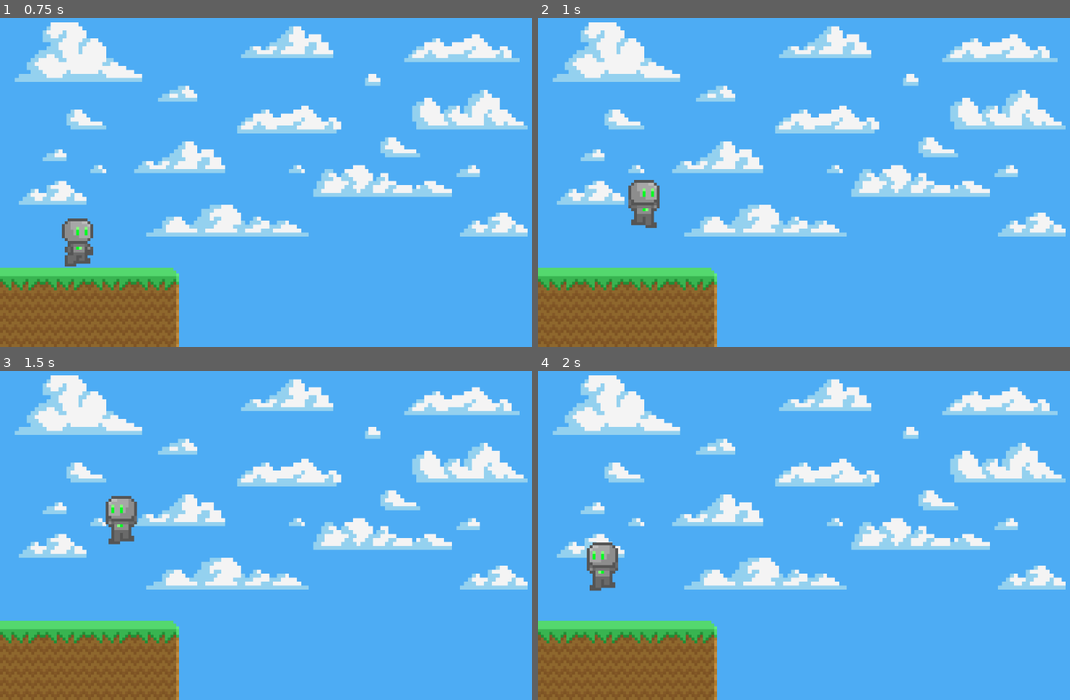
Above: before the commit, frames 1-4 (two rows, left to right).
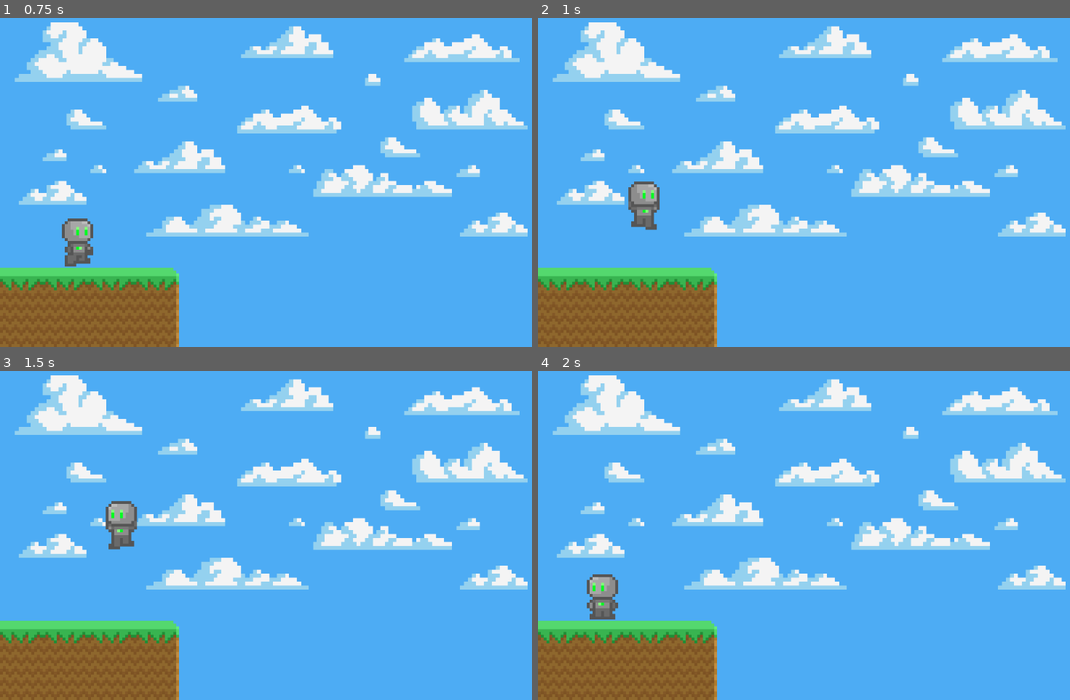
Above: after the commit, the same moments.

Repository: IndieSelfTaught/PlatformerCollab
Game: Godot game, scene res://Levels/1/1.tscn
The game is run twice, just before and just after one commit, with the same random seed, the same clock (stepped at 60 frames per second) and the same inputs.
Inputs:
- Up to frame 1 (0.75 s): hold D from 0.53 s (still down)
- Up to frame 2 (1 s): keep holding D; tap Space at 0.77 s
- Up to frame 3 (1.5 s): release D at 1.28 s; hold A from 1.28 s (still down)
- Up to frame 4 (2 s): keep holding A; tap Space at 1.52 s

Frame 1 is identical in both runs. In frame 2, 0.2% of the frame differs, in the area x 16-23%, y 49-65%; in frame 3, 0.5%; in frame 4, 1.2%, in the area x 9-16%, y 52-76%.

Commit message:
Tight Controls

Diff:
--- a/Platformer/Player/Scripts/Player.gd
+++ b/Platformer/Player/Scripts/Player.gd
@@ -20,6 +20,10 @@
 func _physics_process(delta):
 	move_and_slide(velocity)
 	grounded = is_on_wall()
+	if velocity.y > 0:
+		gravity = 9.81 * 2.25
+	else:
+		gravity = 9.81
 
 func _process(delta):
 
